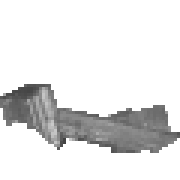
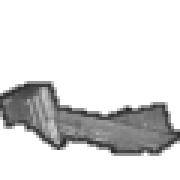
Two versions of the same layered image (180×180). Layer-by-layer changes:
added layer "outline" above "Pasted Layer" over bbox(0, 81, 180, 156)
